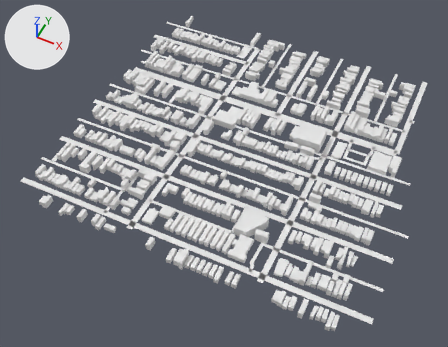
Renders of the glTF model app/public/world/tiles/-11_-5.lod1.glb from each side of a commit.
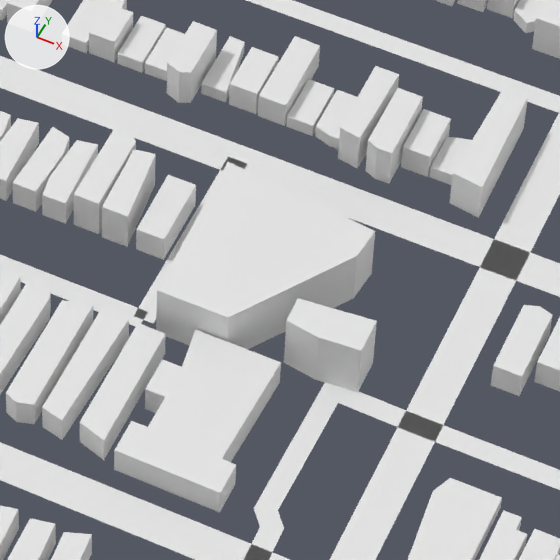
Each version appears first whole from a 50 mm lens placed at (-4955.0, 1598.0, 716.0), pointed at (-5250.0, 2188.0, -22.0), and next in a close-up on the part from 47% to 67% of the width and 52% to 78% of the height. Lighting does not change. The marker at upper left points along +X, +Y and +Z. The last two pictures show the newer version. Materials are left out; every surface is plain grey. Where no turn or scale is listed for an object, it has been applied to the vertices. Vertices at exactly the same position are counted once.

Names of what the first close-up shows: 'buildings', 'ground'.
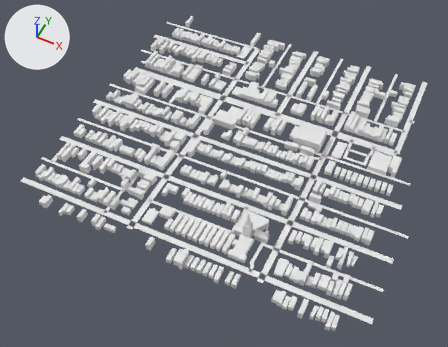
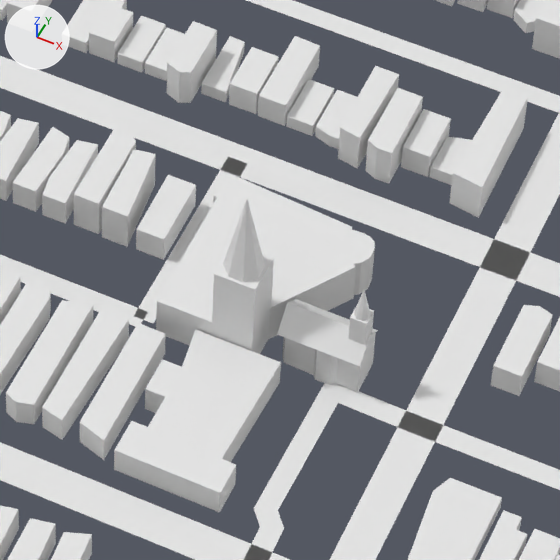
Where the newer file only moved an object's origin or applied its transform, the numbers keep the older frame.

What differs and where, as boxes (x1, y1, x2, y2) in the close-ups (560 x 560 px):
part 1 of me_buildings, added: after (348, 306, 374, 386)
part 2 of me_buildings, added: after (212, 250, 274, 354)
part 3 of me_buildings, cut back: before (157, 162, 377, 392); after (157, 172, 378, 392)

The change in detail:
me_buildings is used by ob_buildings; location (-5249.3, 2251.9, 9.5).
me_buildings had 4273 vertices, 5472 faces and spanned x -252.0..252.0, y -264.0..264.0, z -10.0..10.0.
me_buildings now has 4355 vertices, 5568 faces and spans x -252.0..252.0, y -264.0..264.0, z -9.0..44.0.
me_buildings part 1: the loose piece of 8 vertices spanning x 118.0..126.0, y -116.0..-86.0, z -10.0..2.0 is copied, and the copy is scaled about its middle by (-0.566, -0.137, 2.05), then moved by (-3.0, -69.0, 6.0); it spans x 117.0..121.0, y -172.0..-168.0, z -9.0..14.0.
me_buildings part 2: the loose piece of 8 vertices spanning x 58.0..66.0, y -160.0..-142.0, z -10.0..-2.0 is copied, and the copy is scaled about its middle by (1.41, 0.566, 3.94), then moved by (30.0, -23.0, 11.0); it spans x 87.0..97.0, y -179.0..-169.0, z -9.0..20.0.
Part 3, on me_buildings:
7 vertices are removed from x 72.0..121.0, y -175.0..-138.0, z 7.0.
22 faces are deleted.
3 vertices in x 73.0..121.0, y -179.0..-174.0, z 7.0 move by (0.0, 0.0, -5.0).
54 vertices are added at x 72.0..121.0, y -178.0..-140.0, z -9.0..44.0.
7 new vertices lie (0.0, 0.0, 11.0) away from vertices in x 72.0..121.0, y -175.0..-138.0, z -10.0.
12 new vertices lie (0.0, 0.0, 11.0) away from vertices in x 72.0..114.0, y -175.0..-140.0, z -9.0.
98 new faces join them.
